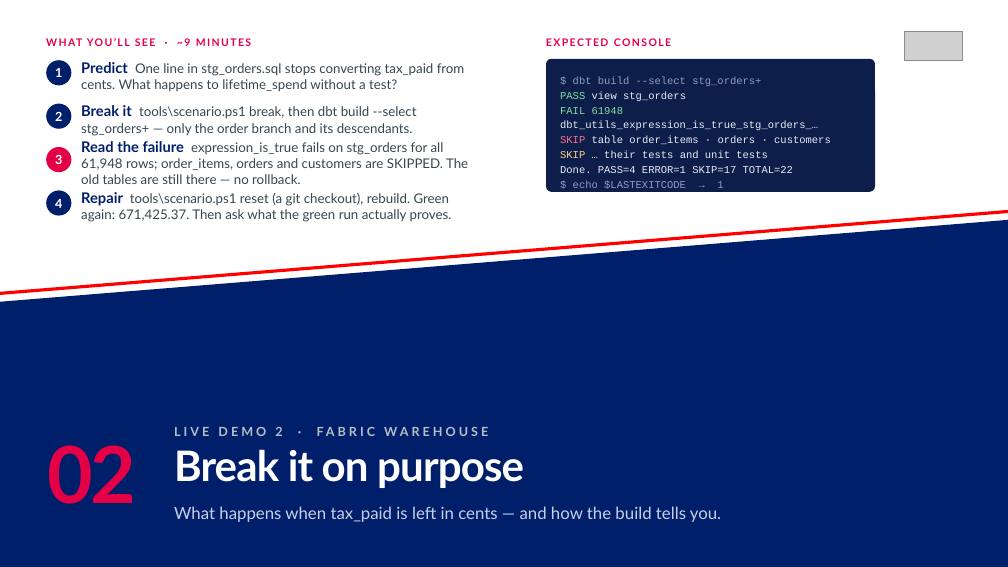
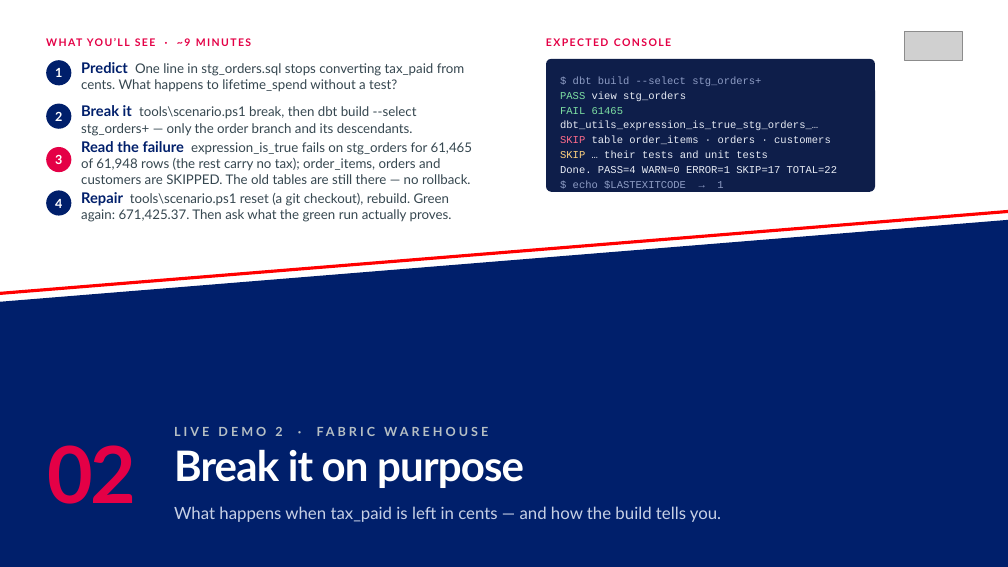
Before and after one commit to aboerger/getting-started-with-dbt, a slide deck: slide 15 of sql-as-software-getting-started-with-dbt.pptx. Drawn at 1008x567 pixels with LibreOffice and Linux fonts; fonts in the diff are those of the drawing; grey boxes stand for pictures. Boxes give left, top, right and bottom in pixels: in the first picture for what was removed or moved away, otherwise in the second. Text is boxed around its words. In the diff, an @@ line names an element or a change of style, - is before the commit and + after.

```diff
--- a/sql-as-software-getting-started-with-dbt.pptx
+++ b/sql-as-software-getting-started-with-dbt.pptx
@@ text in rounded rectangle at (x1=560, y1=107, x2=818, y2=130): text changed @@
-FAIL 61948 dbt_utils_expression_is_true_stg_orders_…
+FAIL 61465 dbt_utils_expression_is_true_stg_orders_…
@@ text at (x1=81, y1=141, x2=473, y2=184): text changed @@
-Read the failure expression_is_true fails on stg_orders for all 61,948 rows; order_items, orders and customers are SKIPPED. The old tables are still there — no rollback.
+Read the failure expression_is_true fails on stg_orders for 61,465 of 61,948 rows (the rest carry no tax); order_items, orders and customers are SKIPPED. The old tables are still there — no rollback.
@@ text in rounded rectangle at (x1=560, y1=166, x2=837, y2=173): text changed @@
-Done. PASS=4 ERROR=1 SKIP=17 TOTAL=22
+Done. PASS=4 WARN=0 ERROR=1 SKIP=17 TOTAL=22
```
Also in this commit, not shown: 3 other slides changed, 8 other files.
